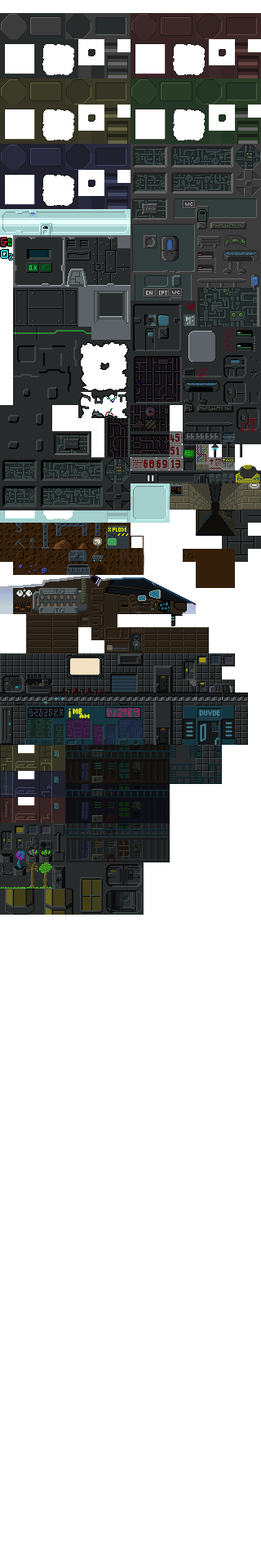
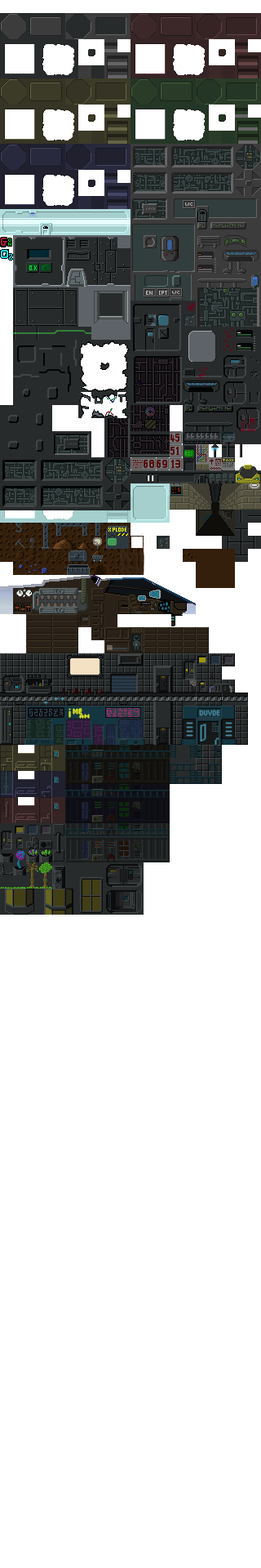
Before/after of a 261×1568 layered artwork. What changed in the layer stack:
painted on "Tiles" over <box>156,314,196,549</box>
